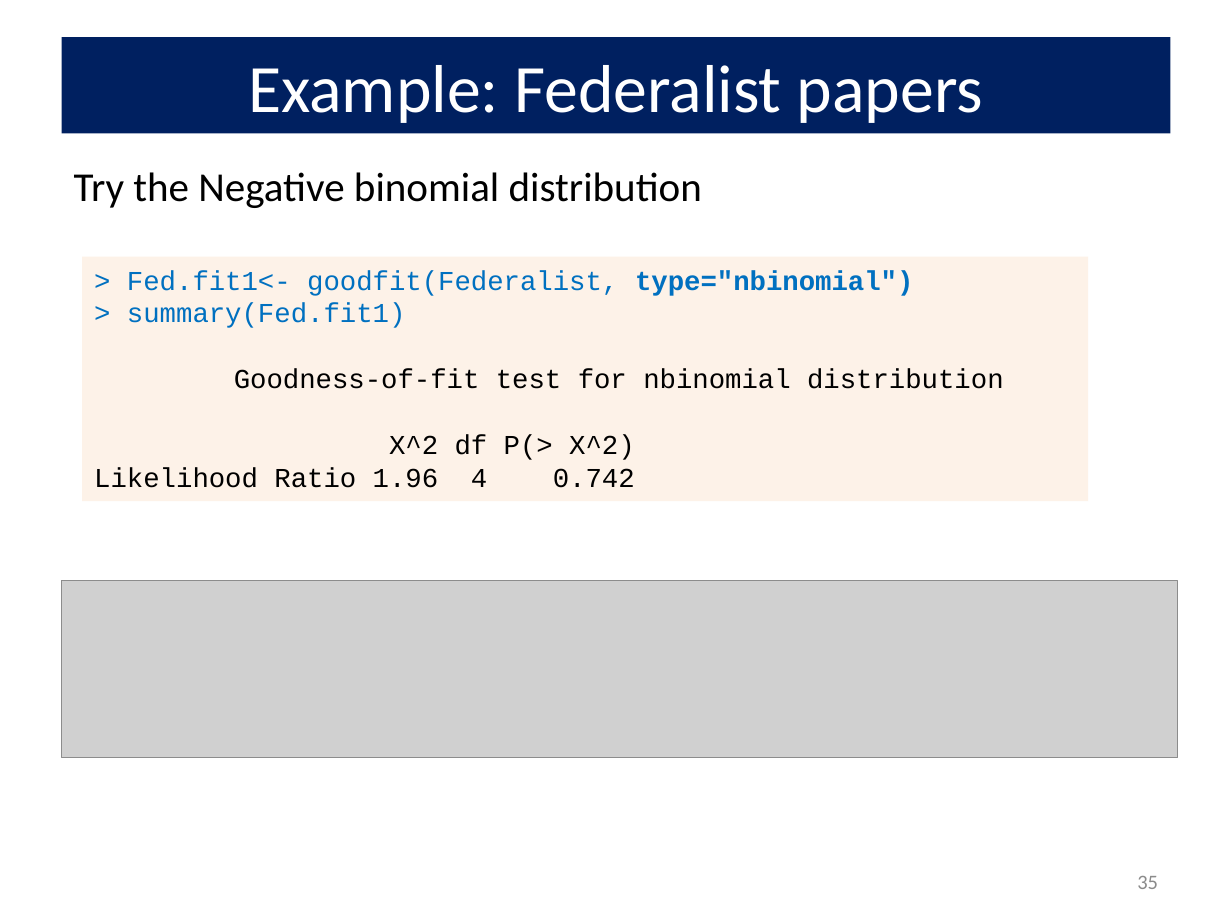
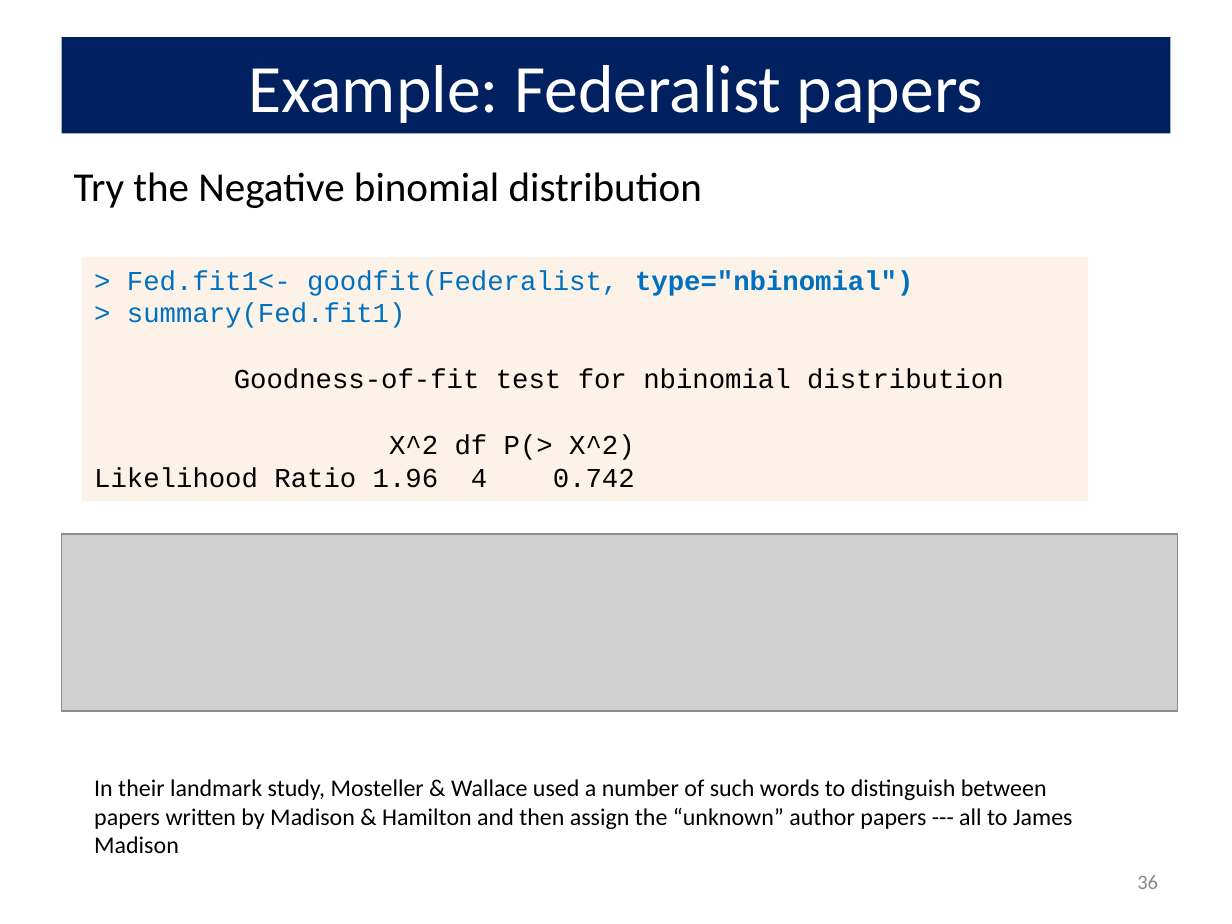
Before and after one commit to friendly/psy6136, a slide deck: slide 36 of docs/lectures/02-Discrete.pptx (slide 35 before the commit). Drawn at 1232x924 pixels with LibreOffice and Linux fonts; fonts in the diff are those of the drawing; grey boxes stand for pictures. Boxes give left, top, right and bottom in pixels: in the first picture for what was removed or moved away, otherwise in the second. Text is boxed around its words. In the diff, an @@ line names an element or a change of style, - is before the commit and + after.

Commit message:
work on index.Rmd, lecture 1

```diff
--- a/docs/lectures/02-Discrete.pptx
+++ b/docs/lectures/02-Discrete.pptx
@@ picture: place and size @@
-picture at box(62, 580, 1178, 758)
+picture at box(62, 533, 1178, 711)
@@ text added at box(94, 779, 1073, 853), 14 pt, text #000000 @@
+In their landmark study, Mosteller & Wallace used a number of such words to distinguish between papers written by Madison & Hamilton and then assign the “unknown” author papers --- all to James Madison
@@ page number at box(1137, 875, 1158, 889): text changed @@
-35
+36
```
Also in this commit, not shown: 5 other slides changed, 1 slide added, 21 other files.
